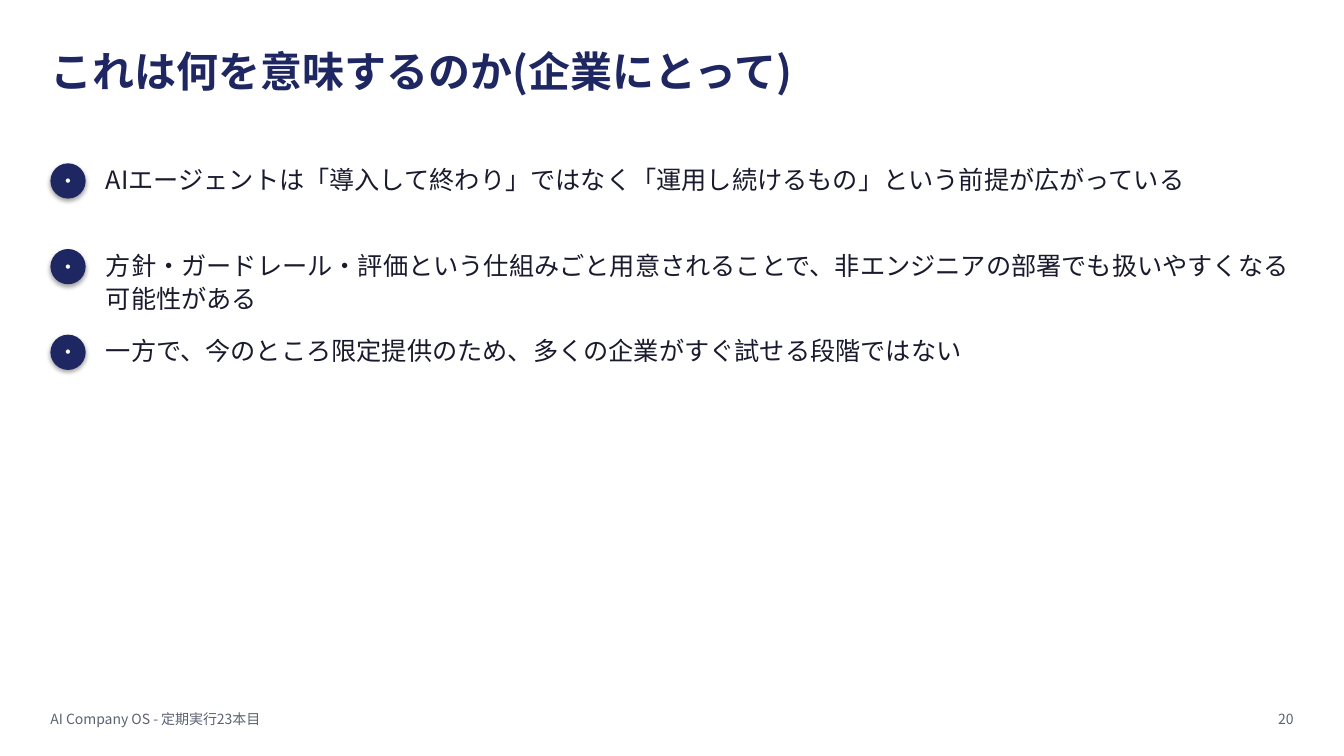
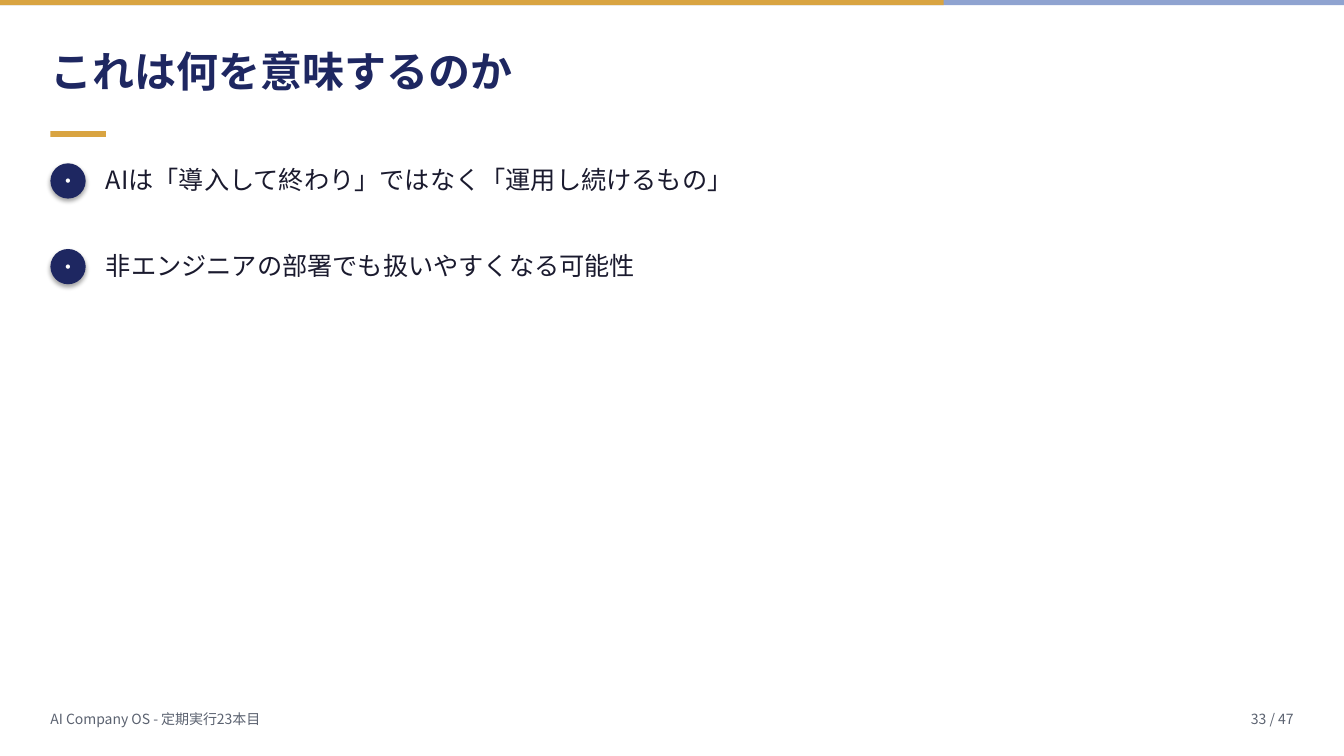
Before and after one commit to mako0120/llm-travel-mvp, a slide deck: slide 33 of ai-company-os/assets/2026-07-23_openai-presence-agent-platform/deck.pptx (slide 20 before the commit). Drawn at 1344x756 pixels with LibreOffice and Linux fonts; fonts in the diff are those of the drawing. Boxes give left, top, right and bottom in pixels: in the first picture for what was removed or moved away, otherwise in the second. Text is boxed around its words. In the diff, an @@ line names an element or a change of style, - is before the commit and + after.

```diff
--- a/ai-company-os/assets/2026-07-23_openai-presence-agent-platform/deck.pptx
+++ b/ai-company-os/assets/2026-07-23_openai-presence-agent-platform/deck.pptx
@@ rectangle added at (x1=0, y1=0, x2=1344, y2=5), fill #8FA3D0 @@
@@ rectangle added at (x1=0, y1=0, x2=944, y2=5), fill #D9A441 @@
@@ text at (x1=50, y1=51, x2=512, y2=91): text changed @@
-これは何を意味するのか(企業にとって)
+これは何を意味するのか
@@ rectangle added at (x1=50, y1=131, x2=106, y2=137), fill #D9A441 @@
@@ text at (x1=106, y1=167, x2=733, y2=191): text changed @@
-AIエージェントは「導入して終わり」ではなく「運用し続けるもの」という前提が広がっている
+AIは「導入して終わり」ではなく「運用し続けるもの」
@@ text at (x1=106, y1=254, x2=635, y2=277): text changed @@
-方針・ガードレール・評価という仕組みごと用意されることで、非エンジニアの部署でも扱いやすくなる可能性がある
+非エンジニアの部署でも扱いやすくなる可能性
@@ ellipse removed at (x1=50, y1=335, x2=86, y2=370) @@
-・
@@ text removed at (x1=106, y1=338, x2=962, y2=362) @@
-一方で、今のところ限定提供のため、多くの企業がすぐ試せる段階ではない
@@ text added at (x1=1251, y1=713, x2=1294, y2=724), 10 pt, text #5B6270 @@
+33 / 47
@@ text removed at (x1=1278, y1=713, x2=1294, y2=724) @@
-20
```
Also in this commit, not shown: 29 other slides changed, 17 slides added, 6 other files.
